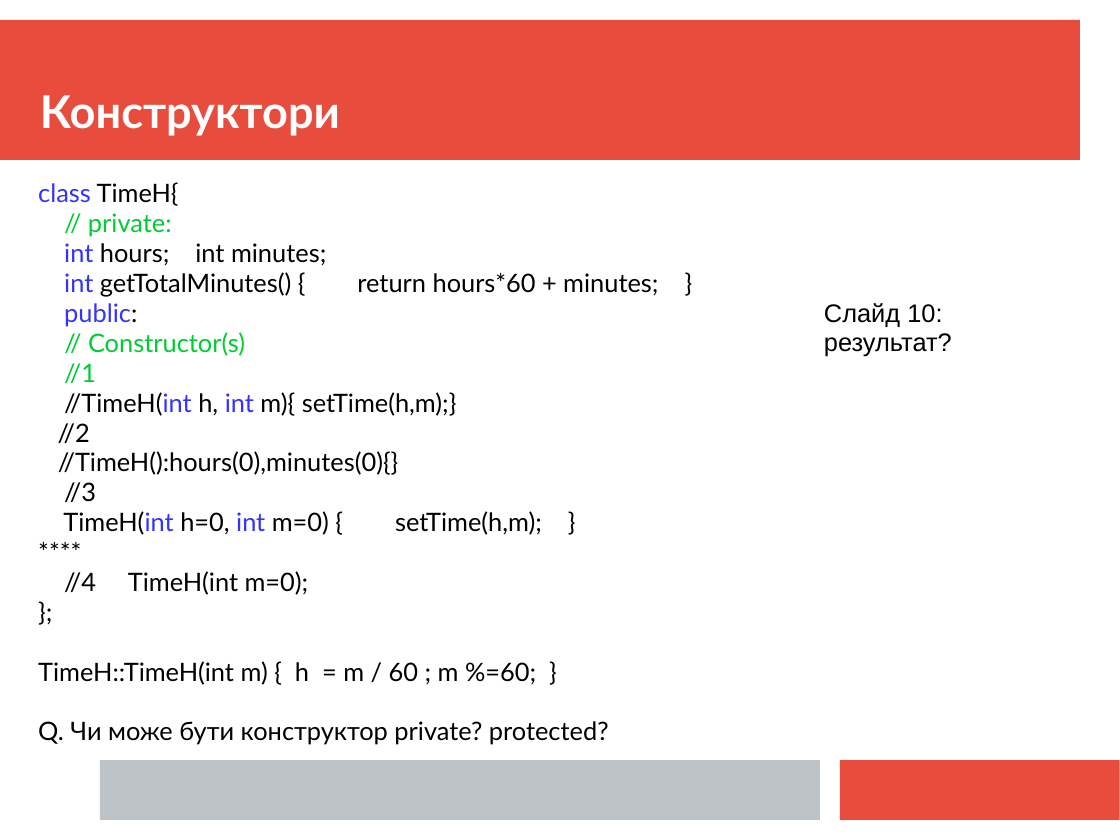
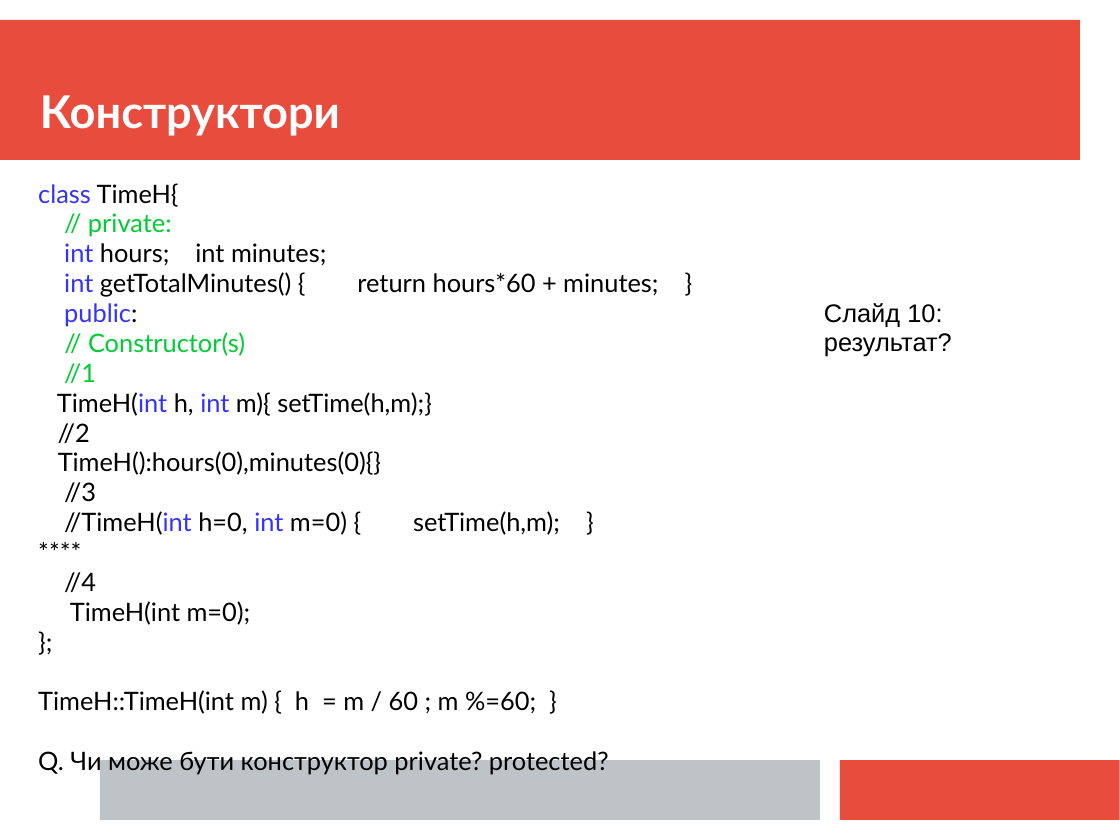
Before and after one commit to mecchmatProjects/CppCourse, a slide deck: slide 13 of Lect8/CppTutorUkr8.ppt. Drawn at 1120x840 pixels with LibreOffice and Linux fonts; fonts in the diff are those of the drawing. Boxes give left, top, right and bottom in pixels: in the first picture for what was removed or moved away, otherwise in the second. Text is boxed around its words. In the diff, an @@ line names an element or a change of style, - is before the commit and + after.

```diff
--- a/Lect8/CppTutorUkr8.ppt
+++ b/Lect8/CppTutorUkr8.ppt
@@ text at (x1=57, y1=392, x2=432, y2=416): text changed @@
-//TimeH(int h, int m){ setTime(h,m);}
+TimeH(int h, int m){ setTime(h,m);}
@@ text at (x1=58, y1=451, x2=381, y2=475): text changed @@
-//TimeH():hours(0),minutes(0){}
+TimeH():hours(0),minutes(0){}
@@ text at (x1=64, y1=511, x2=560, y2=535): text changed @@
-TimeH(int h=0, int m=0) { setTime(h,m); }
+//TimeH(int h=0, int m=0) { setTime(h,m); }
@@ text at (x1=64, y1=572, x2=251, y2=625): text changed @@
-//4 TimeH(int m=0);
+//4
+TimeH(int m=0);
```
Also in this commit, not shown: 10 other slides changed, 1 slide added, 5 other files.
